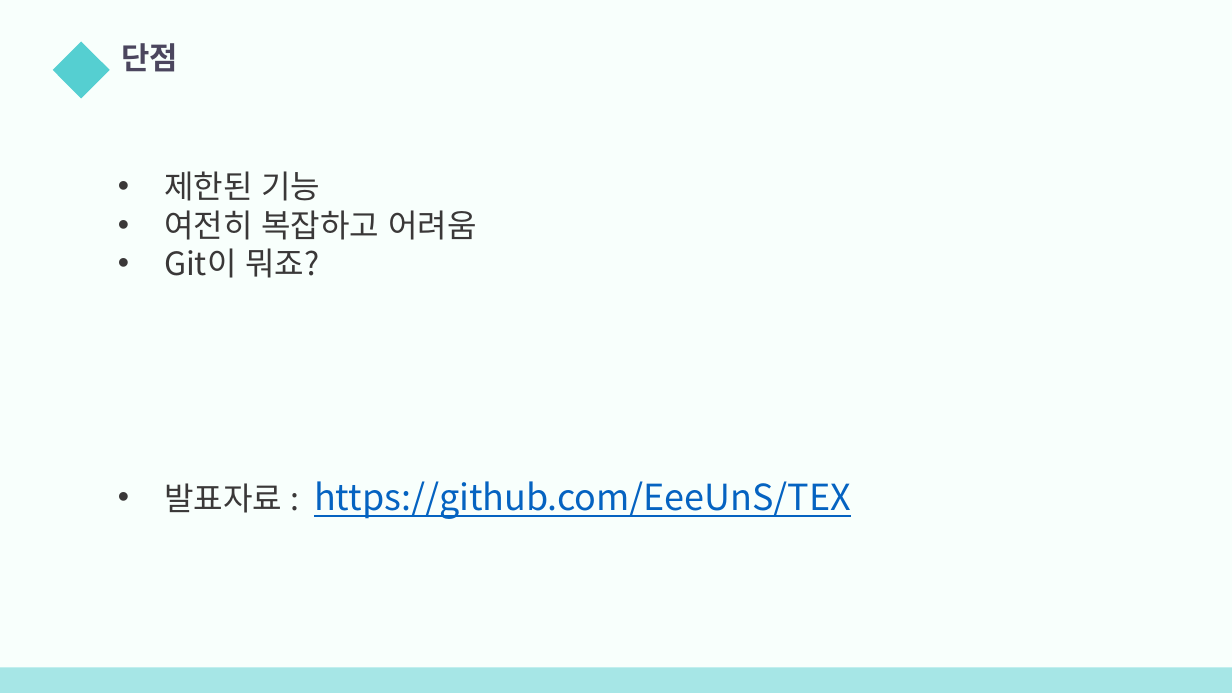
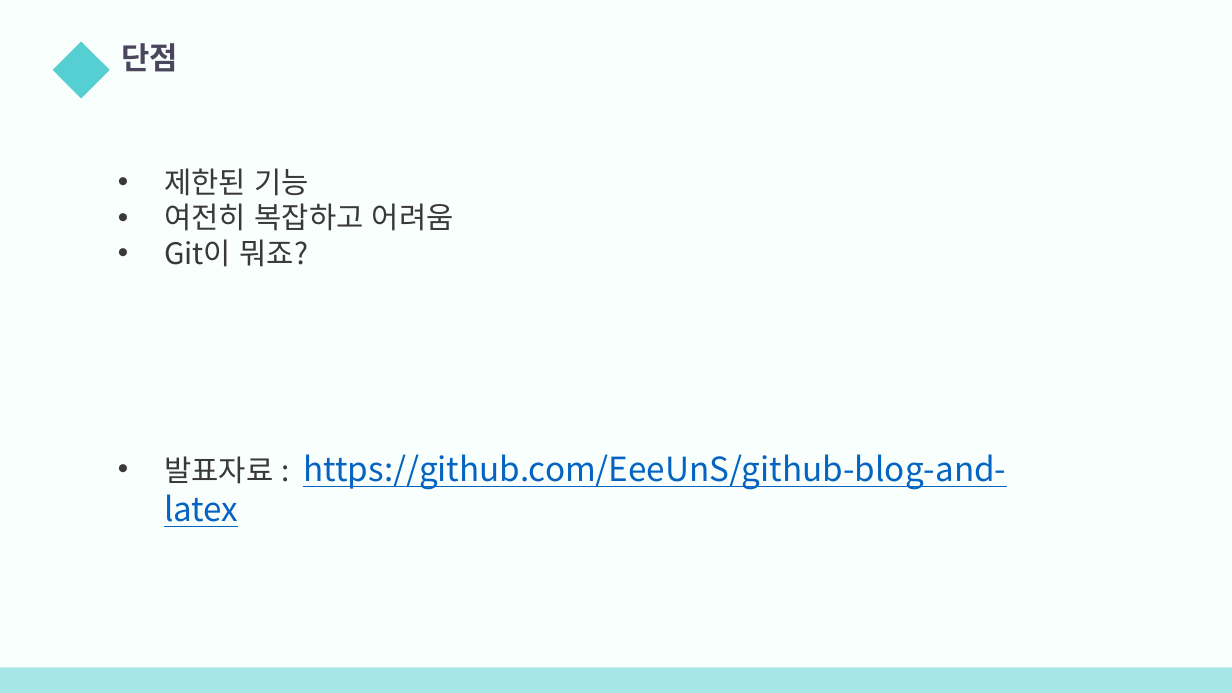
Before and after one commit to EeeUnS/github-blog-and-latex, a slide deck: slide 33 of GithubBlogAndLatex.pptx. Drawn at 1232x693 pixels with LibreOffice and Linux fonts; fonts in the diff are those of the drawing; background and template pictures are left out. Boxes give left, top, right and bottom in pixels: in the first picture for what was removed or moved away, otherwise in the second. Text is boxed around its words. In the diff, an @@ line names an element or a change of style, - is before the commit and + after.

```diff
--- a/GithubBlogAndLatex.pptx
+++ b/GithubBlogAndLatex.pptx
@@ text at (x1=164, y1=168, x2=454, y2=267): size 25 to 23.1 pt in "제한된 기능", "여전히 복잡하고 어려움", "Git이 뭐죠?" @@
@@ text at (x1=164, y1=454, x2=1006, y2=527): text changed; size 28 to 25.9 pt @@
-• 발표자료 : https://github.com/EeeUnS/TEX
+• 발표자료 : https://github.com/EeeUnS/github-blog-and-latex
```
Also in this commit, not shown: 2 other files.
